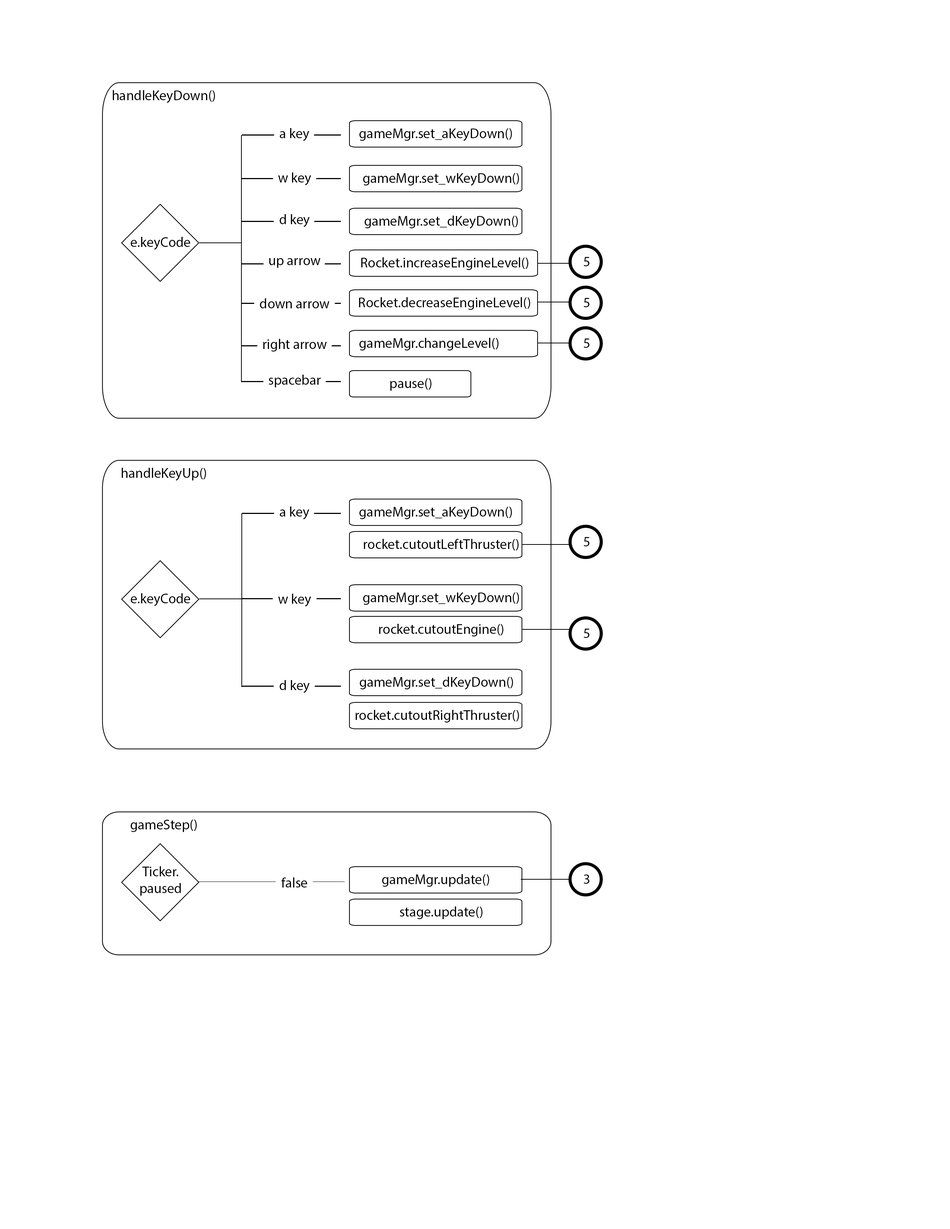
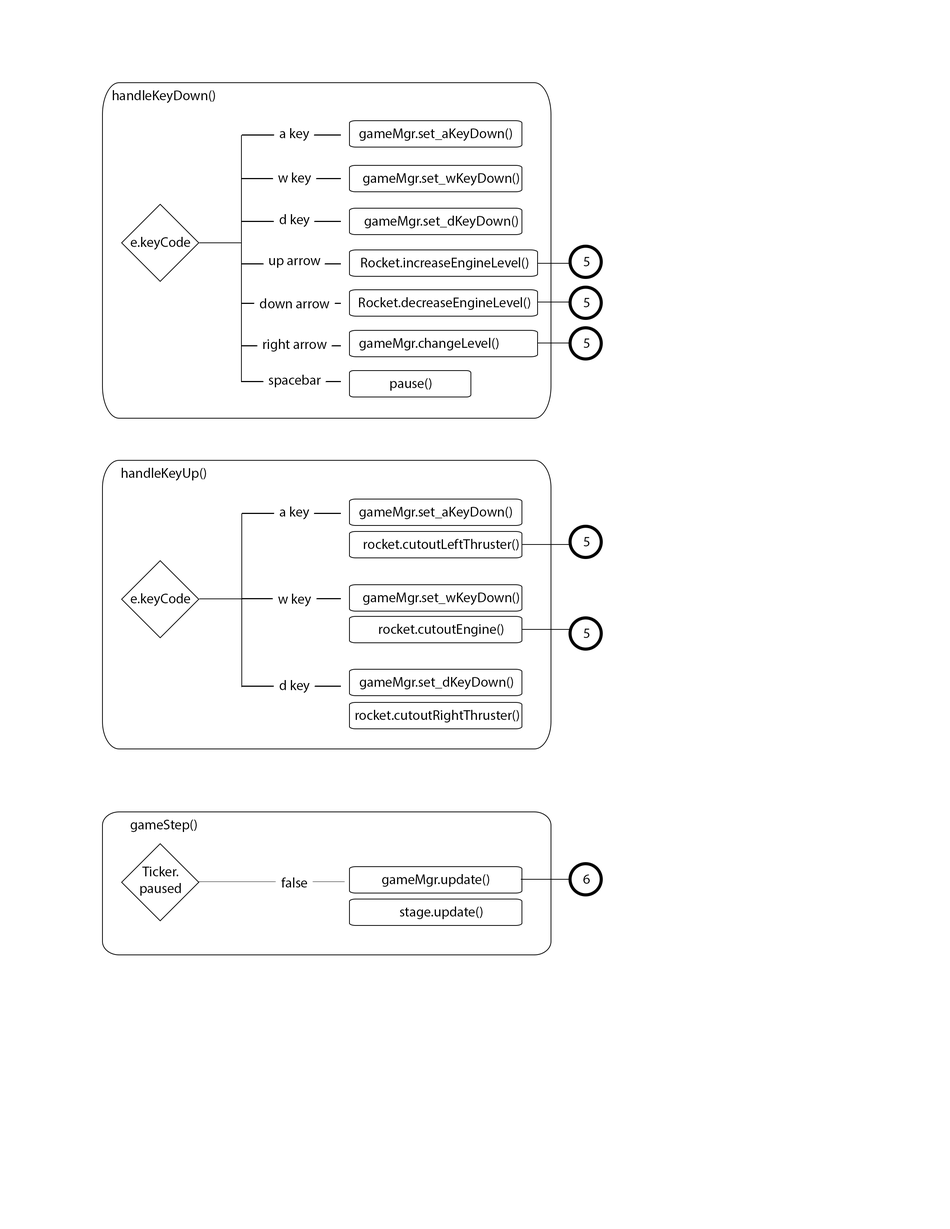
Layer changes from the first 950x1229 image to the second:
renamed "3" to "6", painted on it over [583,874,590,884]
